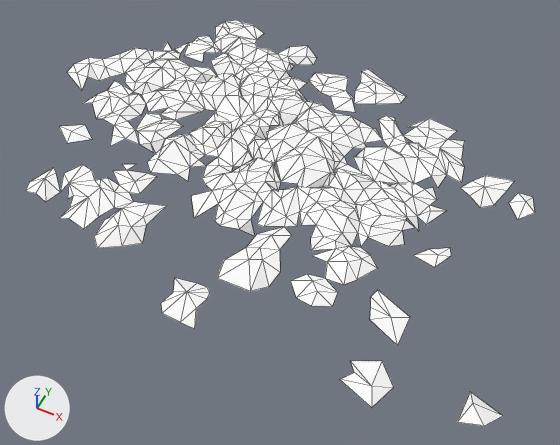
The glTF model public/siege/scifi/swamp_SM_Env_Swamp_Scum_04.gltf: old version first, new version second.
Rendered twice from a 50 mm lens placed at (0.888, -1.75, 1.776), pointed at (0.13, -0.234, -0.119). Lighting does not change. The marker at lower left points along +X, +Y and +Z. The first picture is the older version. Mesh edges are drawn as thin lines. Objects named as collision shapes, trigger or cutter boxes, shadow casters or lower levels of detail are left out. Where no turn or scale is listed for an object, it has been applied to the vertices.

In view in the first picture: 'SM_Env_Swamp_Scum_04_LOD0'.
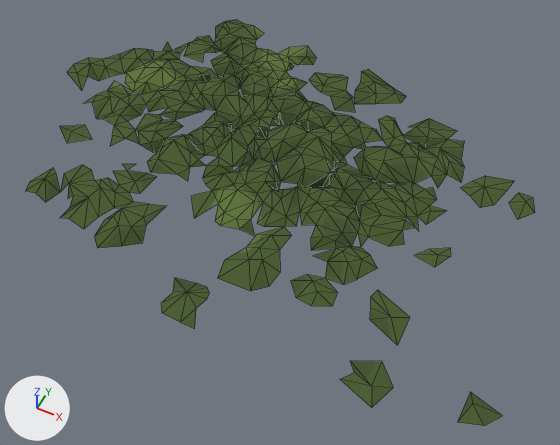
Changed parts and their boxes [x1, y1, x2, y2] in the pictures (560 x 445 px):
'SM_Env_Swamp_Scum_04_LOD0', surface changed (white to green): [25, 19, 535, 426] in both

The edits, one by one:
Picture 'PolygonNatureBiomes_Swamp_Texture_01' (img_polygonnaturebiomes_swamp_texture_01) is new.
In material 'lambert2039' (mat_lambert2039), base_color is no longer (1.0, 1.0, 1.0), white #ffffff.
In material 'lambert2039' (mat_lambert2039), texture is now set to img_polygonnaturebiomes_swamp_texture_01.
